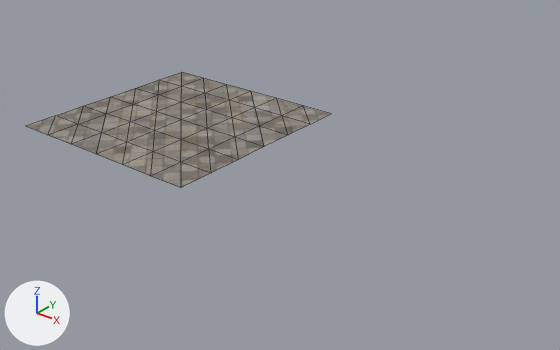
Before and after pictures for a commit that changed the glTF model resources/floor/model.gltf.
Camera for both pictures: a 50 mm camera at (12.32, -11.73, 6.73) aimed at (2.93, 0.01, -0.54). Arrows for +X, +Y and +Z are at lower left; the lights stay in place. Mesh edges are drawn as thin lines. Objects named as collision shapes, trigger or cutter boxes, shadow casters or lower levels of detail are left out.

Objects in the first picture: 'Floor01_LOD0'.
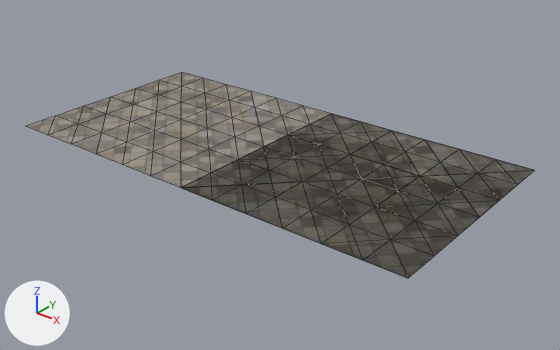
Pixel boxes (x1, y1, x2, y2) of what changed, in the pictures (560 x 350 px):
'Floor01_LOD0.001', added: after (183, 114, 533, 278)
'Floor01_LOD1.001', added: after (182, 114, 532, 277)
'Floor01_LOD2.001', added: after (185, 115, 534, 277)

The change, as a list of edits to the scene's bpy script:
```text
Add ob_floor01_lod2_001:
    ob_floor01_lod2_001 = bpy.data.objects.new('Floor01_LOD2.001', me_floor01_002)
    ob_floor01_lod2_001.parent = ob_floor01_001
    ob_floor01_lod2_001.location = (0.0, 0.0, 0.0)
Add ob_floor01_001:
    ob_floor01_001 = bpy.data.objects.new('Floor01.001', None)
    ob_floor01_001.parent = ob_root
    ob_floor01_001.location = (5.0, 0.0, 0.0)
    ob_floor01_001.scale = (0.01, 0.01, 0.01)
Add ob_root:
    ob_root = bpy.data.objects.new('Root', None)
    ob_root.location = (0.0, 0.0, 0.0)
Add ob_floor01_lod1_001:
    ob_floor01_lod1_001 = bpy.data.objects.new('Floor01_LOD1.001', me_floor01_001)
    ob_floor01_lod1_001.parent = ob_floor01_001
    ob_floor01_lod1_001.location = (0.0, 0.0, 0.0)
Add ob_floor01_lod0_001:
    ob_floor01_lod0_001 = bpy.data.objects.new('Floor01_LOD0.001', me_floor01)
    ob_floor01_lod0_001.parent = ob_floor01_001
    ob_floor01_lod0_001.location = (0.0, 0.0, 0.0)
```
